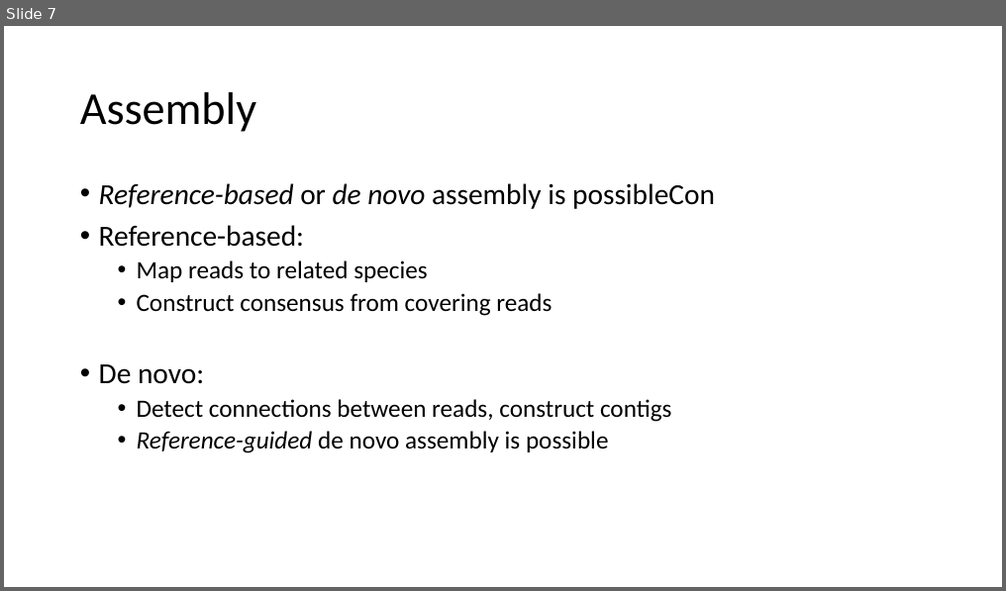
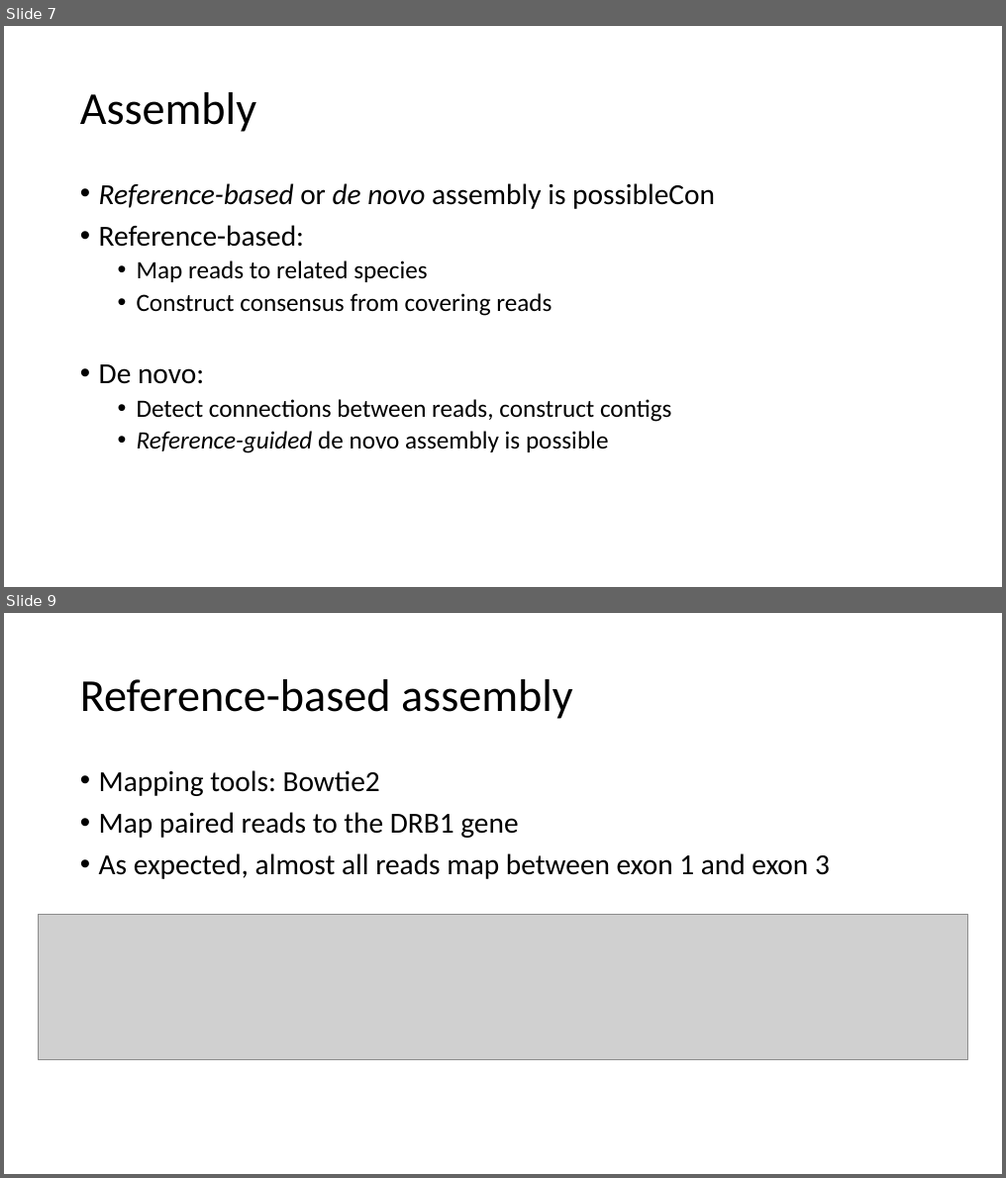
Before and after one commit to cybriden/Exercise3, a slide deck: Präsi.pptx. Shown one above the other, each under a label of ours: slide 7 before the commit, slides 7 and 9 after it; the slides between them are not shown. The pictures are 1006x591 and 1006x1178 pixels, drawn with LibreOffice and Linux fonts; fonts in the diff are those of the drawing; grey boxes stand for pictures. Boxes give left, top, right and bottom in pixels: in the first picture for what was removed or moved away, otherwise in the second. Text is boxed around its words. In the diff, an @@ line names an element or a change of style, - is before the commit and + after.

```diff
--- a/Präsi.pptx
+++ b/Präsi.pptx
@@ slide 9 added at [4,613,1002,1174], background #FFFFFF @@
@@ title added at [80,679,573,719], 44 pt, text #000000 @@
+Reference-based assembly
@@ text added at [99,770,830,879], 28 pt, text #000000 @@
+• Mapping tools: Bowtie2
+• Map paired reads to the DRB1 gene
+• As expected, almost all reads map between exon 1 and exon 3
@@ picture added at [39,915,967,1059] @@
```
Also in this commit, not shown: 2 slides changed, 9 other slides added, 2 slides removed, 7 other files.
